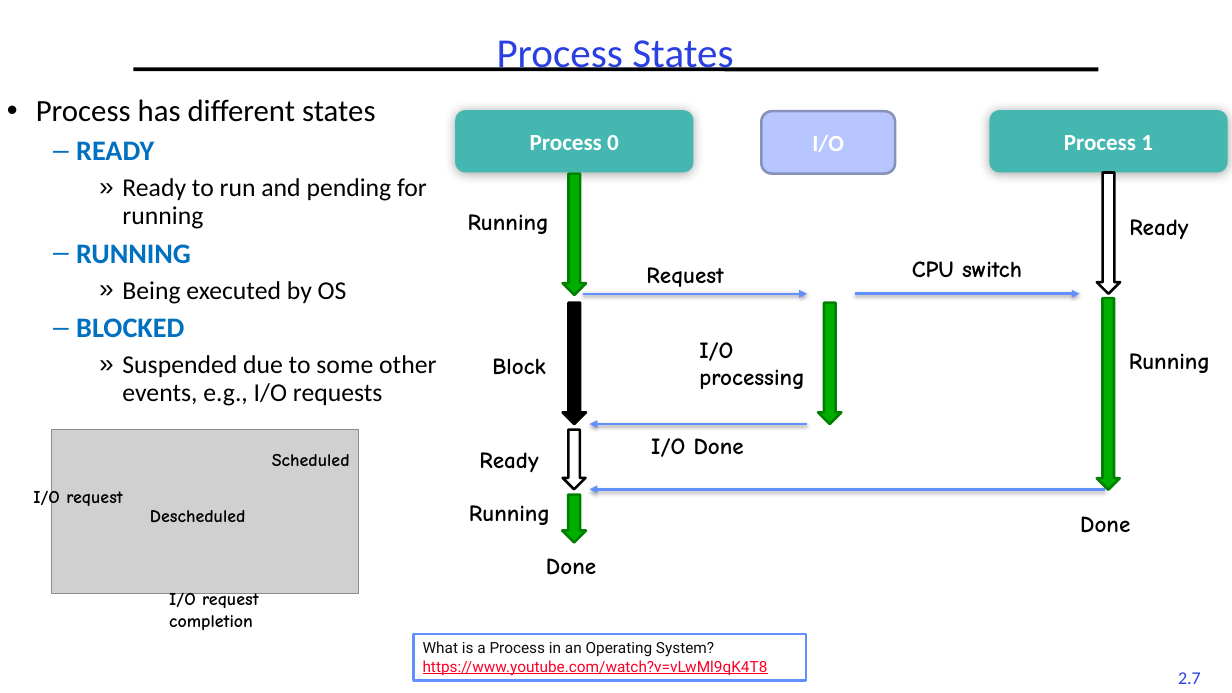
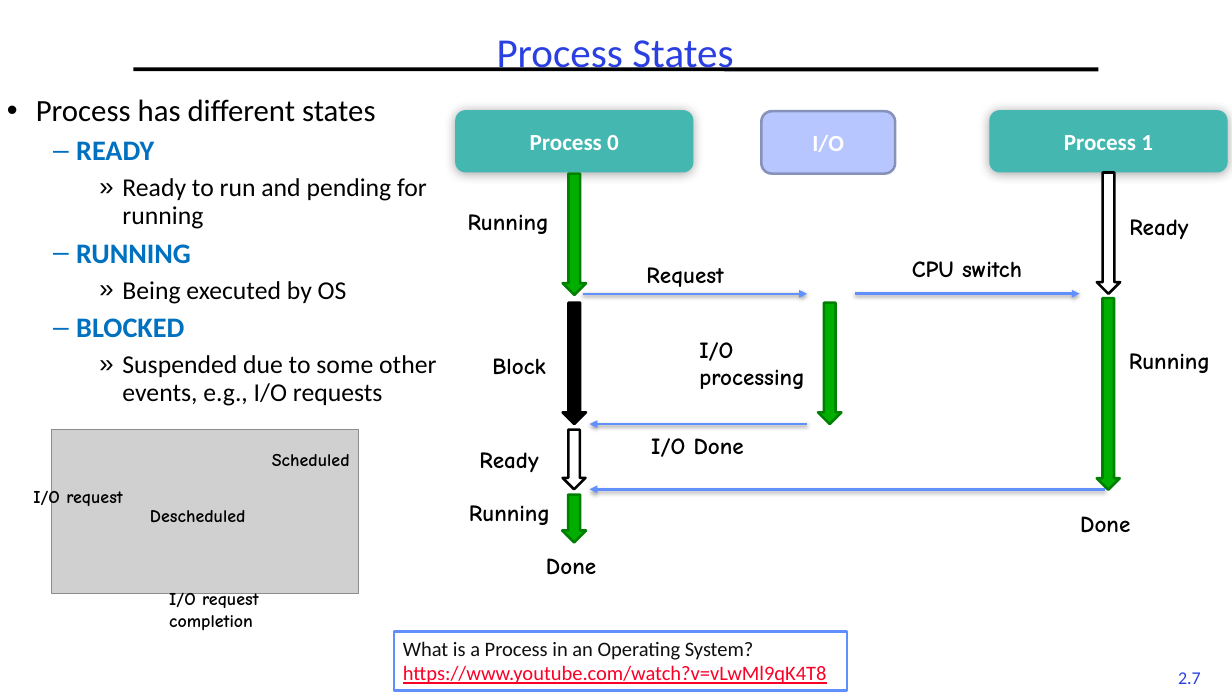
Before and after one commit to guhofstra/CSC256Fa25, a slide deck: slide 7 of PPTs/L2-Processes Threads.pptx. Drawn at 1232x693 pixels with LibreOffice and Linux fonts; fonts in the diff are those of the drawing; grey boxes stand for pictures. Boxes give left, top, right and bottom in pixels: in the first picture for what was removed or moved away, otherwise in the second. Text is boxed around its words. In the diff, an @@ line names an element or a change of style, - is before the commit and + after.

```diff
--- a/PPTs/L2-Processes Threads.pptx
+++ b/PPTs/L2-Processes Threads.pptx
@@ rectangle "What is a Process in ...": place and size @@
-rectangle "What is a Process in ..." at (413,634,806,680)
+rectangle "What is a Process in ..." at (394,631,848,690)
@@ rectangle "What is a Process in ..." at (394,631,848,690): size 12 to 16 pt, font Roboto to Calibri @@
```
Also in this commit, not shown: 7 other slides changed, 5 slides added, 3 other files.
